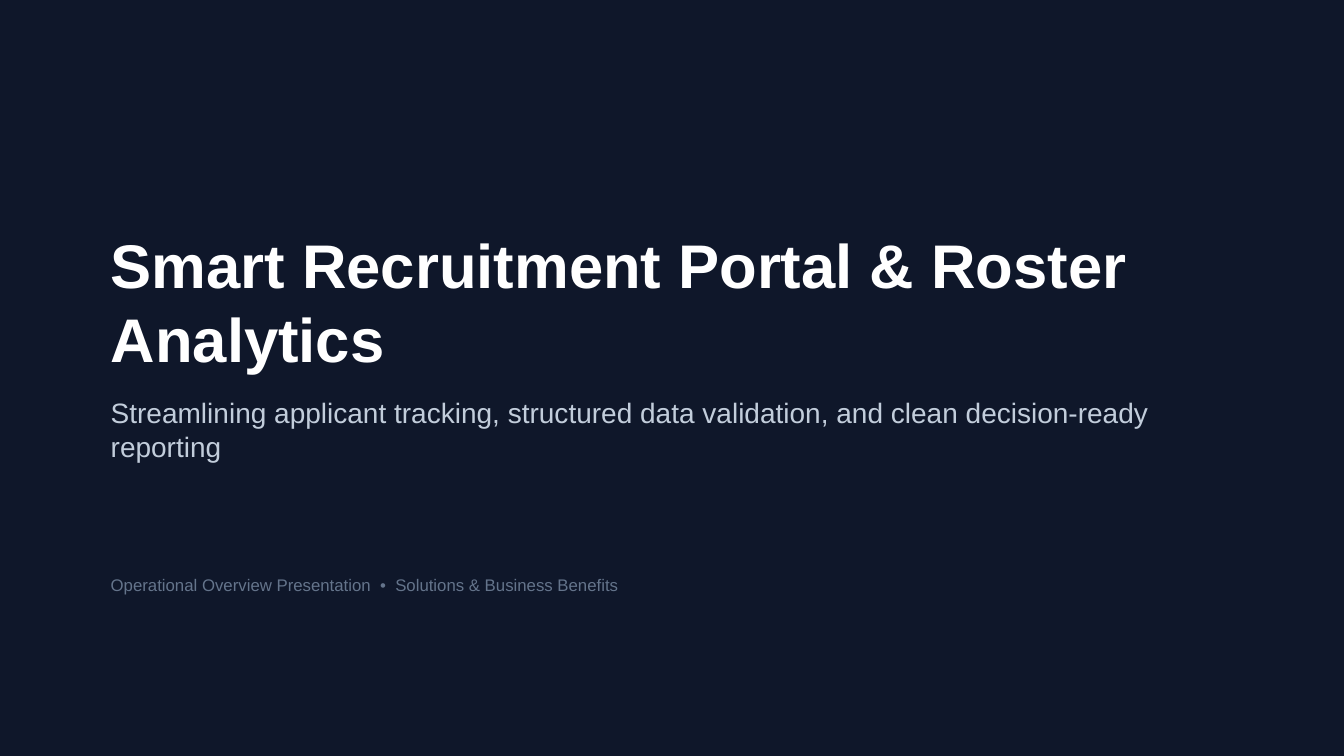
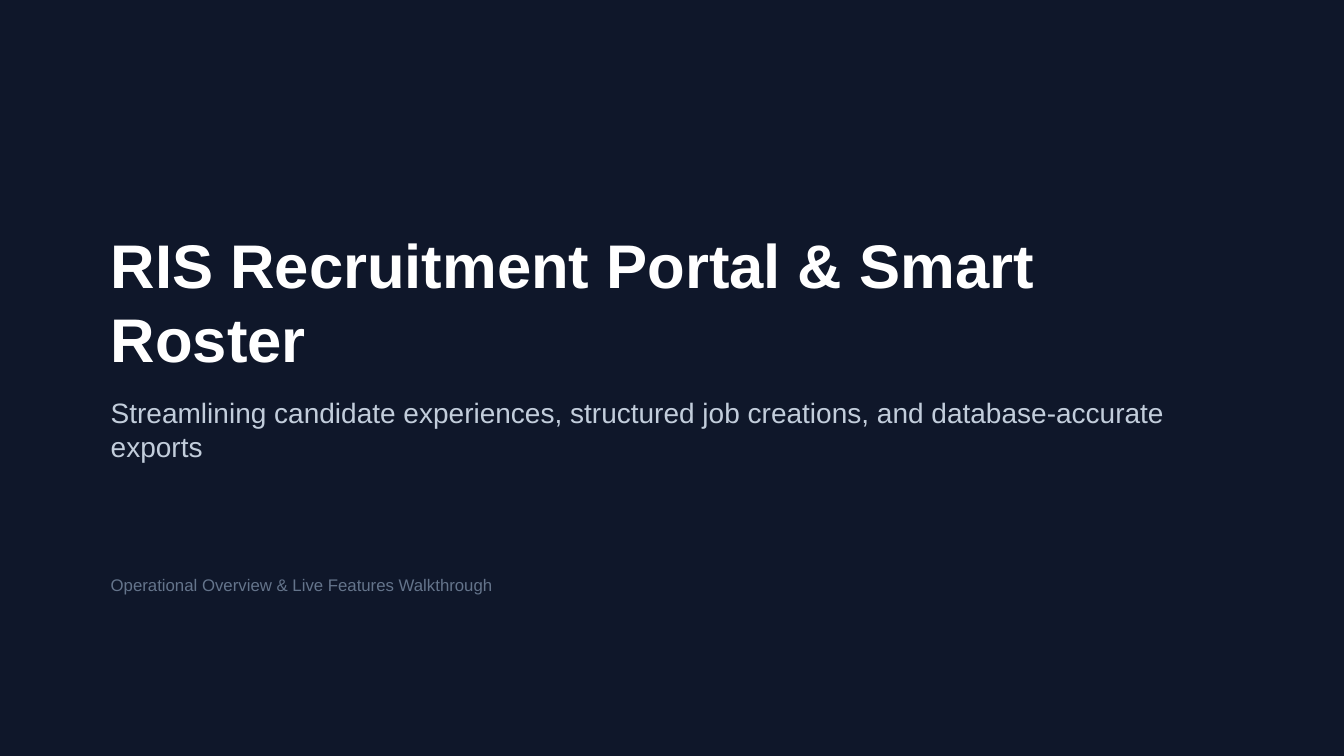
Before and after one commit to aws-ris/HR-Career-Portal, a slide deck: slide 1 of resources/HR_Portal_Presentation.pptx. Drawn at 1344x756 pixels with LibreOffice and Linux fonts; fonts in the diff are those of the drawing. Boxes give left, top, right and bottom in pixels: in the first picture for what was removed or moved away, otherwise in the second. Text is boxed around its words. In the diff, an @@ line names an element or a change of style, - is before the commit and + after.

Commit message:
docs: integrate user screenshots into the recruitment portal presentation deck

```diff
--- a/resources/HR_Portal_Presentation.pptx
+++ b/resources/HR_Portal_Presentation.pptx
@@ text at (x1=111, y1=243, x2=1163, y2=595): text changed @@
-Smart Recruitment Portal & Roster Analytics
-Streamlining applicant tracking, structured data validation, and clean decision-ready reporting
-Operational Overview Presentation • Solutions & Business Benefits
+RIS Recruitment Portal & Smart Roster
+Streamlining candidate experiences, structured job creations, and database-accurate exports
+Operational Overview & Live Features Walkthrough
```
Also in this commit, not shown: 2 other slides changed, 7 slides added, 4 slides removed.
